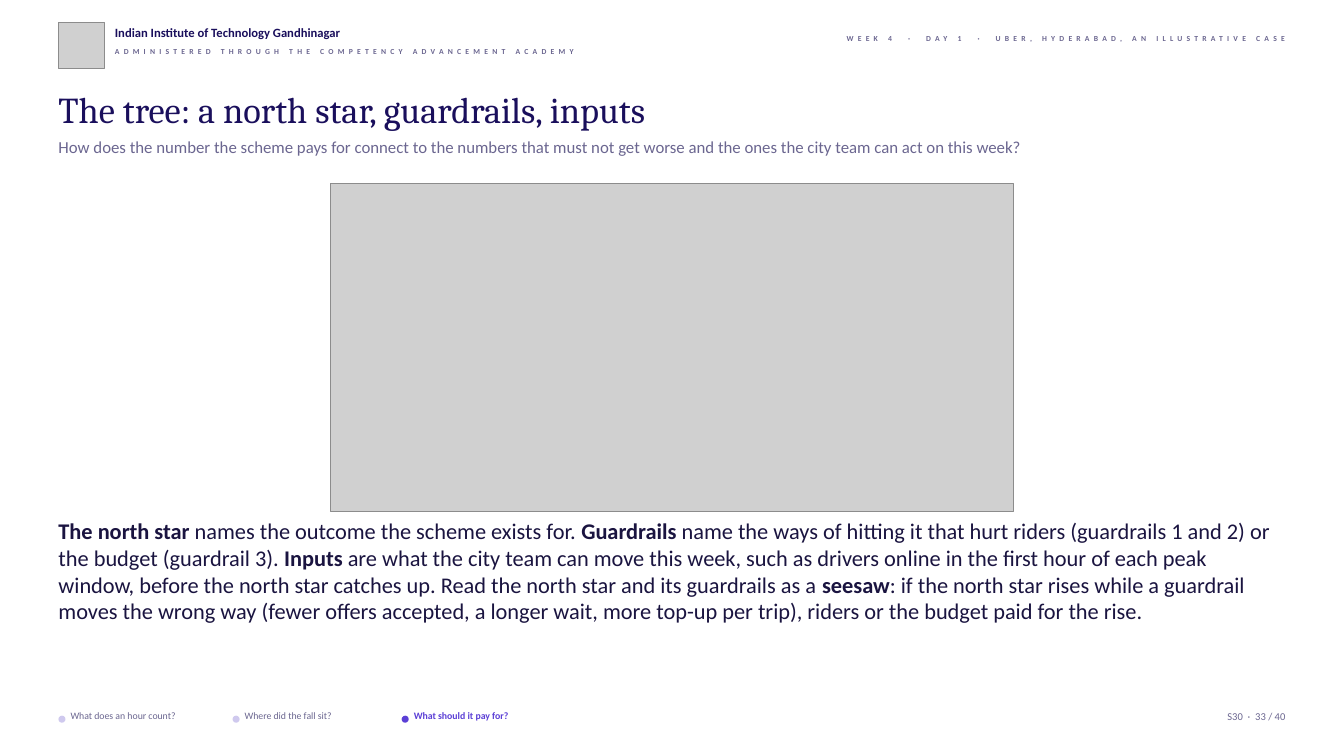
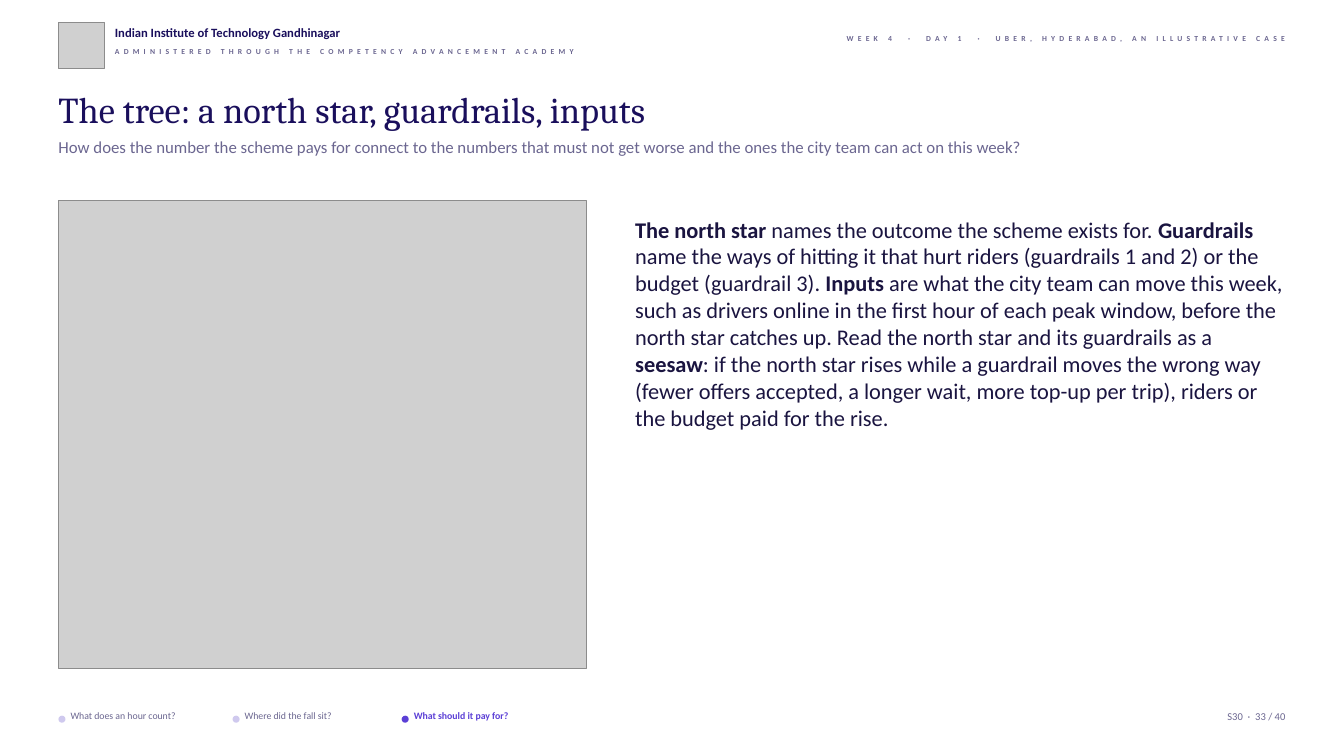
Before and after one commit to fde-academy-lab/c2-content-factory, a slide deck: slide 33 of content/W04/D1/slides/C2_W04_D01_half1_STUDENT.pptx. Drawn at 1344x756 pixels with LibreOffice and Linux fonts; fonts in the diff are those of the drawing; grey boxes stand for pictures; background and template pictures are left out. Boxes give left, top, right and bottom in pixels: in the first picture for what was removed or moved away, otherwise in the second. Text is boxed around its words. In the diff, an @@ line names an element or a change of style, - is before the commit and + after.

```diff
--- a/content/W04/D1/slides/C2_W04_D01_half1_STUDENT.pptx
+++ b/content/W04/D1/slides/C2_W04_D01_half1_STUDENT.pptx
@@ picture: place and size @@
-picture at [331, 184, 1013, 512]
+picture at [58, 201, 586, 668]
@@ text "The north star names the ...": place and size @@
-text "The north star names the ..." at [58, 523, 1270, 623]
+text "The north star names the ..." at [635, 222, 1283, 430]
@@ text "The north star names the ..." at [635, 222, 1283, 430]: more space between paragraphs @@
```
Also in this commit, not shown: 9 other slides changed, 3 other files.
